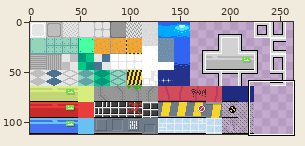
Sprite sheet -- Assets/Resources/Tileset.png. Above, an overview of the earlier version with the close-up marked.
Close-up. Before the edit:
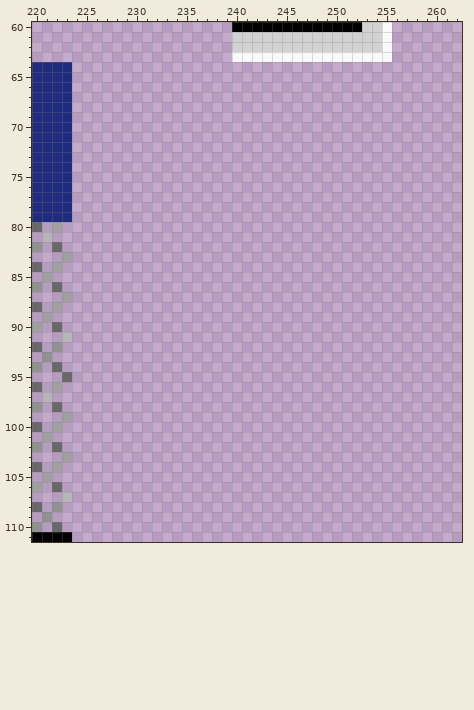
The file is 272x112 pixels. Colours within 5 levels of each other are drawn and written as one. Shown: x 220..262, y 60..111. The wide view leaves out empty margins.
The same view after the edit:
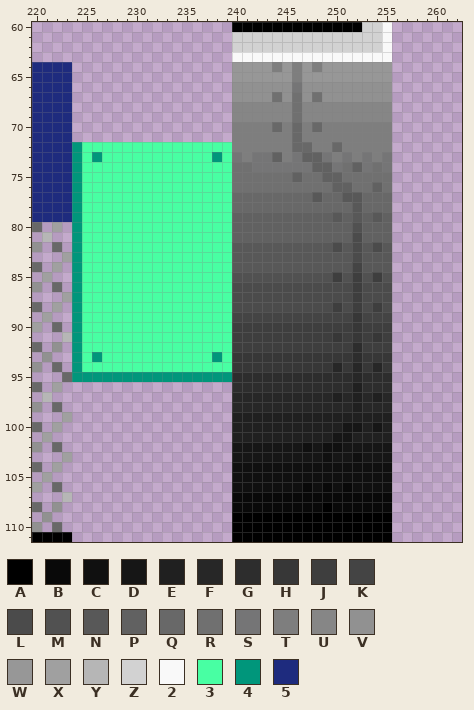
Palette (. is transparent): A #000000  B #090909  C #101010  D #161616  E #202020  F #272727  G #2d2d2d  H #373737  J #3e3e3e  K #444444  L #4b4b4b  M #515151  N #585858  P #616161  Q #686868  R #707070  S #757576  T #7e7e7e  U #868686  V #919191  W #979797  X #a0a0a0  Y #b6b6b6  Z #d2d2d2  2 #f9f9f9  3 #48ffa3  4 #00967b  5 #1e2b7e
From the commit log: Added textures to pits
The edit:
@@ x 220..262 @@
  63 ....................2222222222222222.......
- 64 5555.......................................
- 65 5555.......................................
- 66 5555.......................................
- 67 5555.......................................
- 68 5555.......................................
- 69 5555.......................................
- 70 5555.......................................
- 71 5555.......................................
- 72 5555.......................................
- 73 5555.......................................
- 74 5555.......................................
- 75 5555.......................................
- 76 5555.......................................
- 77 5555.......................................
- 78 5555.......................................
- 79 5555.......................................
- 80 Q.X........................................
- 81 .Y.........................................
- 82 V.Q........................................
- 83 ...X.......................................
- 84 Q.X........................................
- 85 .X.........................................
- 86 V.Q........................................
- 87 ...X.......................................
- 88 Q.X........................................
- 89 .X.........................................
- 90 X.Q........................................
- 91 ...Y.......................................
- 92 Q.V........................................
- 93 .V.........................................
- 94 V.Q........................................
- 95 ...Q.......................................
- 96 Q.X........................................
- 97 .Y.........................................
- 98 V.Q........................................
- 99 ...X.......................................
-100 Q.X........................................
-101 .X.........................................
-102 V.Q........................................
-103 ...X.......................................
-104 Q.X........................................
-105 .X.........................................
-106 X.Q........................................
-107 ...Y.......................................
-108 Q.V........................................
-109 .V.........................................
-110 V.Q........................................
-111 AAAA.......................................
+ 64 5555................WWWWTWTWTWWWWWWW.......
+ 65 5555................WWWWWWTWWWWWWWWW.......
+ 66 5555................VVVVVVSVVVVVVVVV.......
+ 67 5555................VVVVRVRVRVVVVVVV.......
+ 68 5555................UUUUUURUUUUUUUUU.......
+ 69 5555................UUUUUURUUUUUUUUU.......
+ 70 5555................TTTTQTQTQTTTTTTT.......
+ 71 5555................TTTTTTQTTTTTTTTT.......
+ 72 55554333333333333333TTTTTTQQTTQTTTTT.......
+ 73 55554343333333333343STSSPTSPPSTSTSTS.......
+ 74 55554333333333333333RRSSSSSSPPSRPSRS.......
+ 75 55554333333333333333RRRRRRPRRPPRRRRR.......
+ 76 55554333333333333333RRRRRRRRRRPPRRPR.......
+ 77 55554333333333333333QQQQQQQQNQQNNQQQ.......
+ 78 55554333333333333333QQQQQQQQQQQQNQQQ.......
+ 79 55554333333333333333PPPPPPPPPPNPNPNP.......
+ 80 Q.X.4333333333333333PPPPPPPPPPPPMPPP.......
+ 81 .Y..4333333333333333PPPPPPPPPPPPLPPP.......
+ 82 V.Q.4333333333333333NNNNNNNNNNLNLNLN.......
+ 83 ...X4333333333333333NNNNNNNNNNNNLNNN.......
+ 84 Q.X.4333333333333333NNNNNNNNNNNNKNNN.......
+ 85 .X..4333333333333333MMMMMMMMMMJMJMJM.......
+ 86 V.Q.4333333333333333LLLLLLLLLLLLJLLL.......
+ 87 ...X4333333333333333LLLLLLLLLLLLJLLL.......
+ 88 Q.X.4333333333333333LLLLLLLLLLJLJLJL.......
+ 89 .X..4333333333333333KKKKKKKKKKKKHKKK.......
+ 90 X.Q.4333333333333333JJJJJJJJJJJJHJJJ.......
+ 91 ...Y4333333333333333JJJJJJJJJJHJHJHJ.......
+ 92 Q.V.4333333333333333JJJJJJJJJJJJGJJJ.......
+ 93 .V..4343333333333343HHHHHHHHHHHHGHHH.......
+ 94 V.Q.4333333333333333HHHHHHHHHHFHFHFH.......
+ 95 ...Q4444444444444444GGGGGGGGGGGGFGGG.......
+ 96 Q.X.................GGGGGGGGGGGGEGGG.......
+ 97 .Y..................FFFFFFFFFFEFEFEF.......
+ 98 V.Q.................FFFFFFFFFFFFEFFF.......
+ 99 ...X................EEEEEEEEEEEEEEEE.......
+100 Q.X.................EEEEEEEEEEEDDEDE.......
+101 .X..................EEEEEEEEEEDDEEEE.......
+102 V.Q.................DDDDDDDCDCCDDDDD.......
+103 ...X................DDDDDDDDDCDDCDDD.......
+104 Q.X.................CCCCCCCCCCCCCCCC.......
+105 .X..................CCCCCCCCCCCCCCCC.......
+106 X.Q.................CCCCCCCBCBCBCCCC.......
+107 ...Y................BBBBBBBBBBBBBBBB.......
+108 Q.V.................BBBBBBBBBABBBBBB.......
+109 .V..................AAAAAAAAAAAAAAAA.......
+110 V.Q.................AAAAAAAAAAAAAAAA.......
+111 AAAA................AAAAAAAAAAAAAAAA.......
